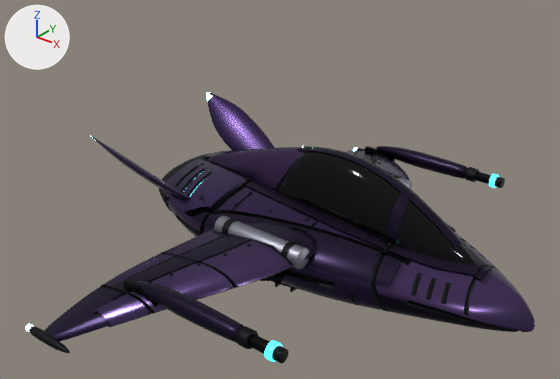
What one commit did to the glTF model crates/client/assets/models/flier.glb.
Camera for both pictures: a 50 mm camera at (3.96, -5.52, 4.3) aimed at (-0.21, -0.31, 1.06). The axes (+X, +Y, +Z) are drawn at upper left. The lights are the same throughout. The picture after the commit comes second. Vertices at exactly the same position are counted once.

Script lines for the objects in view, before the commit:
```python
me_flier = bpy.data.meshes.new('flier')
me_flier.from_pydata(...)  # 32769 vertices, 62922 faces; spans x -2.28..2.27, y -2.58..2.58, z 0.18..1.47
me_flier.materials.append(mat_shell)
me_flier.materials.append(mat_iron)
me_flier.materials.append(mat_vein)
me_flier.materials.append(mat_light)
me_flier.materials.append(mat_shell_deep)
me_flier.materials.append(mat_shell_pale)
me_flier.materials.append(mat_glow)
me_flier.materials.append(mat_throat)
me_flier.materials.append(mat_light_dim)
me_flier.materials.append(mat_ember)
me_flier.materials.append(mat_glass)
me_flier.materials.append(mat_alloy)
ob_flier = bpy.data.objects.new('flier', me_flier)
ob_flier.location = (0.0, 0.0, 0.0)
```
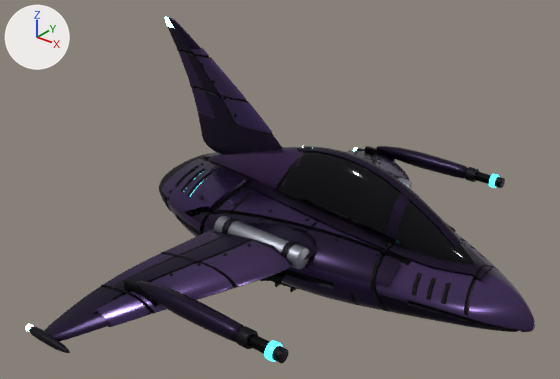
What differs and where, as boxes (x1, y1, x2, y2) in the pictures (560 x 379 px):
'flier', reshaped (28% taller): before (25, 92, 535, 363); after (25, 17, 535, 363)
part 1 of me_flier, added: after (165, 17, 282, 154)
part 2 of me_flier, added (purple): after (190, 46, 272, 133)
part 3 of me_flier, deleted: before (90, 135, 190, 199)
part 4 of me_flier, deleted (purple): before (206, 92, 274, 151)
part 5 of me_flier, recoloured: (159, 147, 286, 233) in both

The change, as a diff of the scene's bpy script:
```diff
--- a/crates/client/assets/models/flier.glb.py
+++ b/crates/client/assets/models/flier.glb.py
@@ me_flier @@
 # used by ob_flier; location = (0.0, 0.0, 0.0)
-me_flier.from_pydata(...)  # 32769 vertices, 62922 faces; spans x -2.28..2.27, y -2.58..2.58, z 0.18..1.47
+me_flier.from_pydata(...)  # 36042 vertices, 69262 faces; spans x -1.99..2.27, y -2.58..2.58, z 0.18..2.4
+# me_flier part 1: a new loose piece of 2874 vertices spanning x -1.99..-0.23, y -0.05..0.05, z 1.01..2.4
+# me_flier part 2: a new loose piece of 939 vertices spanning x -1.61..-0.55, y -0.05..0.05, z 1.45..2.16
+# me_flier part 3: the loose piece of 306 vertices spanning x -2.28..-0.94, y -0.92..-0.51, z 0.7..1.29 is deleted
+# me_flier part 4: the loose piece of 306 vertices spanning x -2.28..-0.94, y 0.51..0.92, z 0.7..1.29 is deleted
+# me_flier part 5: 4298 kept faces spanning x -1.74..0.5, y -1.3..1.89, z 0.59..1.42 get new vertex colours
+# other edits to the shape of me_flier do not show in these pictures
 me_flier.materials.append(mat_shell)
```
